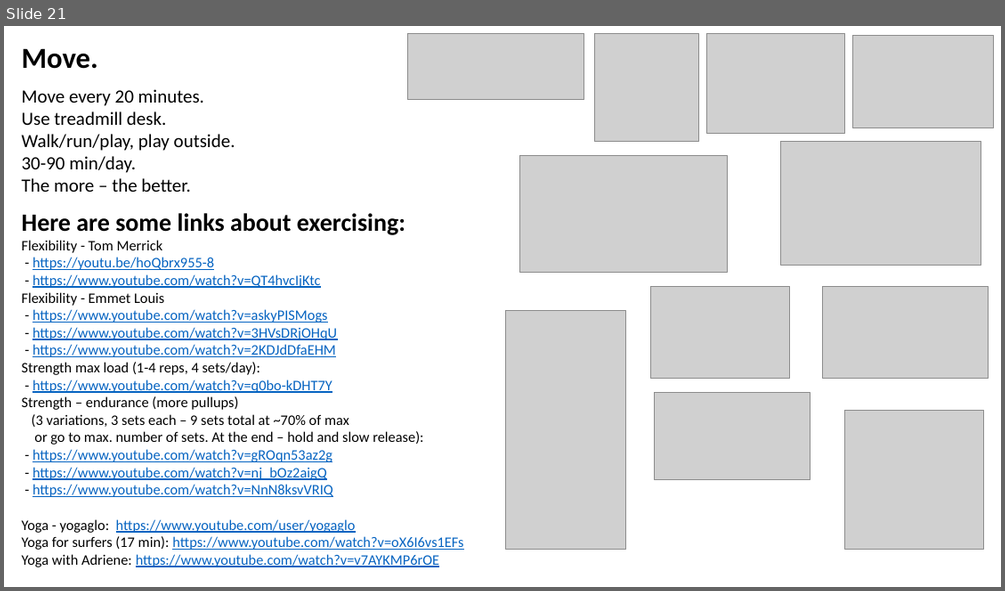
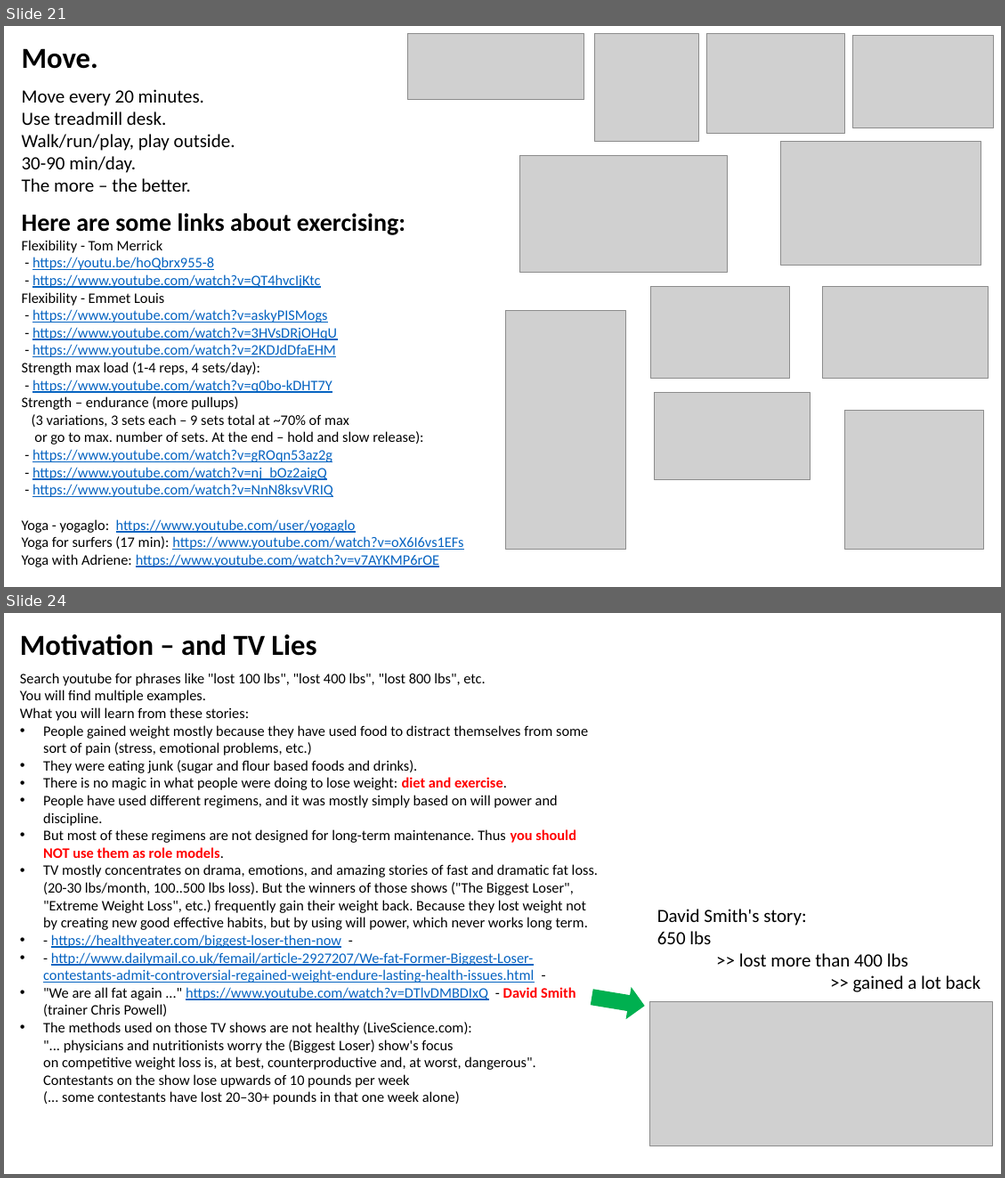
Before and after one commit to lselector/misc, a slide deck: _Life_Lose_Weight.pptx. Shown one above the other, each under a label of ours: slide 21 before the commit, slides 21 and 24 after it; the slides between them are not shown. The pictures are 1005x591 and 1005x1178 pixels, drawn with LibreOffice and Linux fonts; fonts in the diff are those of the drawing; grey boxes stand for pictures. Boxes give left, top, right and bottom in pixels: in the first picture for what was removed or moved away, otherwise in the second. Text is boxed around its words. In the diff, an @@ line names an element or a change of style, - is before the commit and + after.

```diff
--- a/_Life_Lose_Weight.pptx
+++ b/_Life_Lose_Weight.pptx
@@ slide 24 added at [4, 613, 1001, 1174], background #FFFFFF @@
@@ text added at [20, 634, 316, 656], 28 pt, text #000000, bold @@
+Motivation – and TV Lies
@@ text added at [20, 673, 598, 1104], 14 pt, text #000000 @@
+Search youtube for phrases like "lost 100 lbs", "lost 400 lbs", "lost 800 lbs", etc.
+You will find multiple examples.
+What you will learn from these stories:
+• People gained weight mostly because they have used food to distract themselves from some sort of pain (stress, emotional problems, etc.)
+• They were eating junk (sugar and flour based foods and drinks).
+• There is no magic in what people were doing to lose weight: diet and exercise.
+• People have used different regimens, and it was mostly simply based on will power and discipline.
+• But most of these regimens are not designed for long-term maintenance. Thus you should NOT use them as role models.
+• TV mostly concentrates on drama, emotions, and amazing stories of fast and dramatic fat loss. (20-30 lbs/month, 100..500 lbs loss). But the winners of those shows ("The Biggest Loser", "Extreme Weight Loss", etc.) frequently gain their weight back. Because they lost weight not by creating new good effective habits, but by using will power, which never works long term.
+• - https://healthyeater.com/biggest-loser-then-now -
+• - http://www.dailymail.co.uk/femail/article-2927207/We-fat-Former-Biggest-Loser-contestants-admit-controversial-regained-weight-endure-lasting-health-issues.html -
+• "We are all fat again ..." https://www.youtube.com/watch?v=DTlvDMBDIxQ - David Smith (trainer Chris Powell)
+• The methods used on those TV shows are not healthy (LiveScience.com):
+  "... physicians and nutritionists worry the (Biggest Loser) show's focus
+  on competitive weight loss is, at best, counterproductive and, at worst, dangerous". Contestants on the show lose upwards of 10 pounds per week
+  (... some contestants have lost 20–30+ pounds in that one week alone)
@@ text added at [657, 908, 980, 992], 18 pt, text #000000 @@
+David Smith's story:
+650 lbs
+>> lost more than 400 lbs
+>> gained a lot back
@@ right arrow added at [590, 982, 647, 1020], fill #00B050, outline #00B050 1 pt @@
@@ picture added at [650, 1001, 993, 1145] @@
```
Also in this commit, not shown: 1 slide changed, 3 other slides added.
